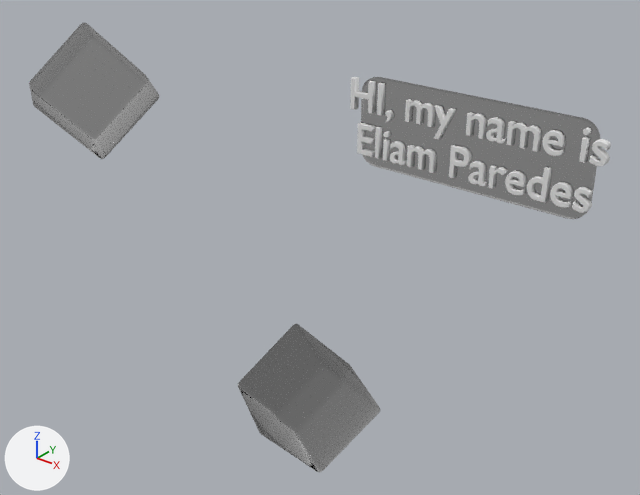
The Blender file resources/objs/home/Home.blend as it was, and as the next commit left it.
Camera for both pictures: a 50 mm lens placed at (11.53, -20.96, 8.18), pointed at (-0.94, -5.37, -1.48). Arrows for +X, +Y and +Z are at lower left; the lights stay in place. The picture after the commit comes second. Text is drawn in Blender's own font.

The scene before the commit, as lines of its bpy script (objects in view):
```python
ob_cube = bpy.data.objects.new('Cube', me_cube)
ob_cube.location = (-5.04, -8.6, 2.53)
ob_cube.rotation_euler = (0.755, -0.0155, -0.562)  # degrees (43, -0.9, -32)
ob_cube_001 = bpy.data.objects.new('Cube.001', me_cube_001)
ob_cube_001.location = (0.0, 0.14, 0.0)
ob_cube_002 = bpy.data.objects.new('Cube.002', me_cube_002)
ob_cube_002.location = (1.07, -8.33, -3.47)
ob_cube_002.rotation_euler = (0.755, -0.0155, -0.562)  # degrees (43, -0.9, -32)
ob_text = bpy.data.objects.new('Text', txt_text)
ob_text.location = (0.0, 0.0, 0.0)
ob_text.rotation_euler = (1.571, 0.0, 0.0)  # degrees (90, 0, 0)
ob_text.scale = (1.35, 1.35, 1.35)
```
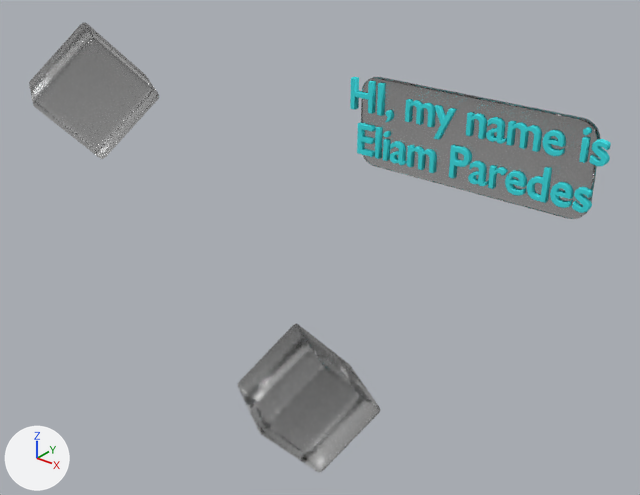
Changed parts and their boxes (x1, y1, x2, y2) in the pictures (640 x 495 px):
```json
{"object": "Cube.001", "change": "surface changed", "before": [361, 77, 600, 219], "after": [361, 77, 600, 219]}
{"object": "Text", "change": "recoloured", "before": [350, 77, 611, 213], "after": [350, 77, 611, 213], "on screen": "white to cyan"}
```

The change, as JSON lines over the scene's bpy script:
```json
{"block": "mat_glass", "where": "n1 = _N.new('ShaderNodeBsdfPrincipled'); n1.name = 'Principled BSDF'"}
{"op": "set", "path": "n1.inputs[3].default_value", "old": "1.11", "new": "1.61", "note": "'IOR'"}
{"op": "set", "path": "mat_material.base_color", "old": "(0.8, 0.8, 0.8)", "new": "(0.0453, 0.754, 0.8)", "note": "white #e7e7e7 -> cyan #3ce1e7"}
```
